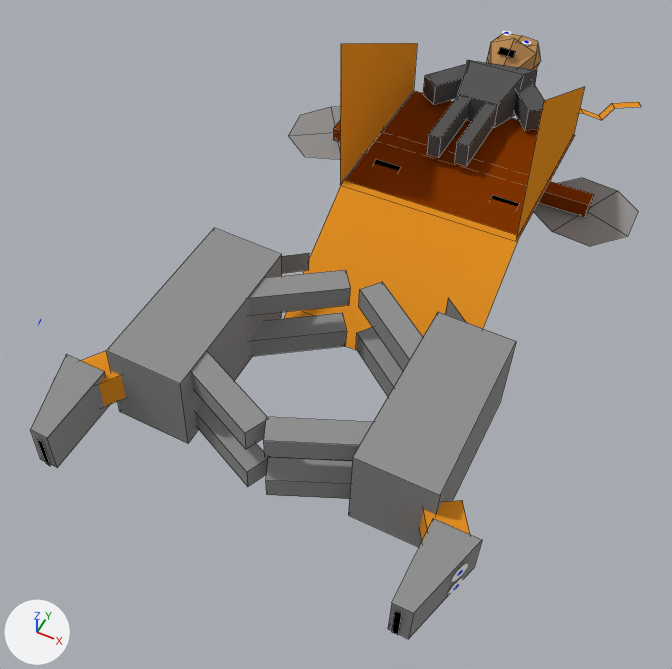
One commit to the Blender file King Of Kings Docs/Models/heavychariot3d.blend: the scene before it, then after it.
Rendered twice from a 50 mm lens placed at (13.54, -16.6, 17.11), pointed at (6.97, -3.45, 0.68). Lighting does not change. The marker at lower left points along +X, +Y and +Z. Mesh edges are drawn as thin lines on the coarser meshes.
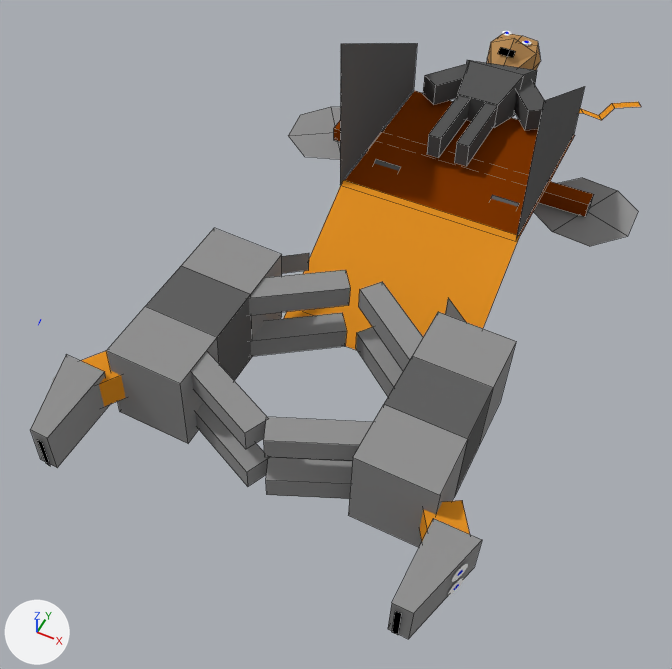
Location of each change, [x1, y1, x2, y2] in pixels of the pictures (672 x 669 px):
'Plane.003', recoloured: [340, 43, 417, 184] in both
'Plane.004', recoloured: [516, 86, 585, 238] in both
part 1 of me_cube_009, built on: [381, 341, 516, 501] in both
part 2 of me_cube_017, built on: [144, 263, 255, 381] in both

Diff of the bpy script that builds the scene:
```diff
--- a/King Of Kings Docs/Models/heavychariot3d.blend.py
+++ b/King Of Kings Docs/Models/heavychariot3d.blend.py
@@ me_cube_009 @@
 me_cube_009.from_pydata(...)  # 8 vertices, 6 faces; spans x -1.0..1.0, y -1.0..1.0, z -1.0..1.0
 # used by ob_cube_006; location = (10.2, -5.36, 1.3); rotation_euler = (0.0, 1.601, 0.0), in degrees (0, 92, 0); scale = (1.07, 2.12, 0.895)
 # verts and faces of me_cube_009; kept vertices keep their numbers, new ones are numbered from 8
+# me_cube_009 part 1
+delete_faces([(0, 4, 5, 1), (2, 6, 7, 3), (0, 1, 2, 3), (4, 7, 6, 5)])
+for new, old in zip([*range(8, 12)], [0, 3, 4, 7]): verts[new] = verts[old] + (0.0, 0.67, 0.0)
+for new, old in zip([*range(12, 16)], [1, 2, 5, 6]): verts[new] = verts[old] + (0.0, -0.67, 0.0)
+faces += [(1, 12, 14, 5), (3, 9, 11, 7), (1, 2, 13, 12), (5, 14, 15, 6), (4, 7, 11, 10), (0, 8, 9, 3)]  # mat_material_007 (grey #929292)
+faces += [(2, 6, 15, 13), (0, 4, 10, 8)]  # mat_material_007 (grey #929292)
+faces += [(10, 11, 15, 14), (8, 12, 13, 9), (9, 13, 15, 11), (8, 10, 14, 12)]  # mat_material_015 (dark grey #626262)
 me_cube_009.materials.append(mat_material_007)
+me_cube_009.materials.append(mat_material_015)  # dark grey #626262
@@ me_plane_003 @@
 me_plane_003.from_pydata(...)  # 4 vertices, 1 face; spans x -0.69..1.0, y -1.0..1.0, z 0.0
-me_plane_003.materials.append(mat_material_014)  # orange #e79326
+me_plane_003.materials.append(mat_material_015)  # dark grey #626262
@@ me_plane_004 @@
 me_plane_004.from_pydata(...)  # 4 vertices, 1 face; spans x -0.67..1.0, y -1.0..1.0, z 0.0..0.01
-me_plane_004.materials.append(mat_material_014)  # orange #e79326
+me_plane_004.materials.append(mat_material_015)  # dark grey #626262
@@ me_cube_017 @@
 me_cube_017.from_pydata(...)  # 8 vertices, 6 faces; spans x -1.0..1.0, y -1.0..1.0, z -1.0..1.0
 # used by ob_cube_015; location = (4.53, -5.36, 1.45); rotation_euler = (0.0, -1.519, 0.0), in degrees (0, -87, 0); scale = (1.07, 2.12, 0.895)
 # verts and faces of me_cube_017; kept vertices keep their numbers, new ones are numbered from 8
+# me_cube_017 part 2
+delete_faces([(0, 4, 5, 1), (2, 6, 7, 3), (0, 1, 2, 3), (4, 7, 6, 5)])
+for new, old in zip([*range(8, 12)], [0, 3, 4, 7]): verts[new] = verts[old] + (0.0, 0.67, 0.0)
+for new, old in zip([*range(12, 16)], [1, 2, 5, 6]): verts[new] = verts[old] + (0.0, -0.67, 0.0)
+faces += [(1, 12, 14, 5), (3, 9, 11, 7), (1, 2, 13, 12), (5, 14, 15, 6), (4, 7, 11, 10), (0, 8, 9, 3)]  # mat_material_012 (grey #929292)
+faces += [(2, 6, 15, 13), (0, 4, 10, 8)]  # mat_material_012 (grey #929292)
+faces += [(10, 11, 15, 14), (8, 12, 13, 9), (9, 13, 15, 11), (8, 10, 14, 12)]  # mat_material_015 (dark grey #626262)
 me_cube_017.materials.append(mat_material_012)
+me_cube_017.materials.append(mat_material_015)  # dark grey #626262
```
